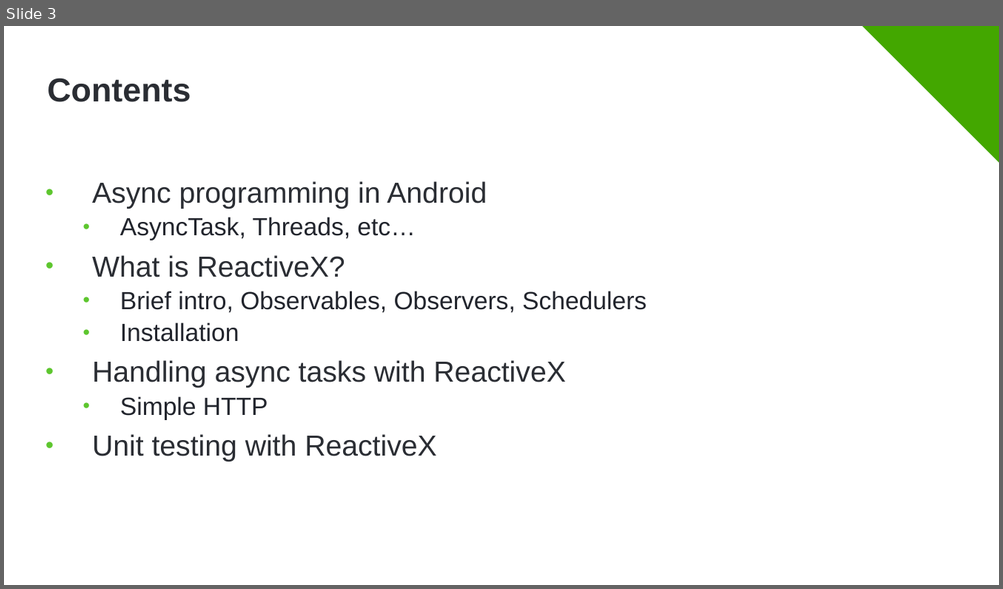
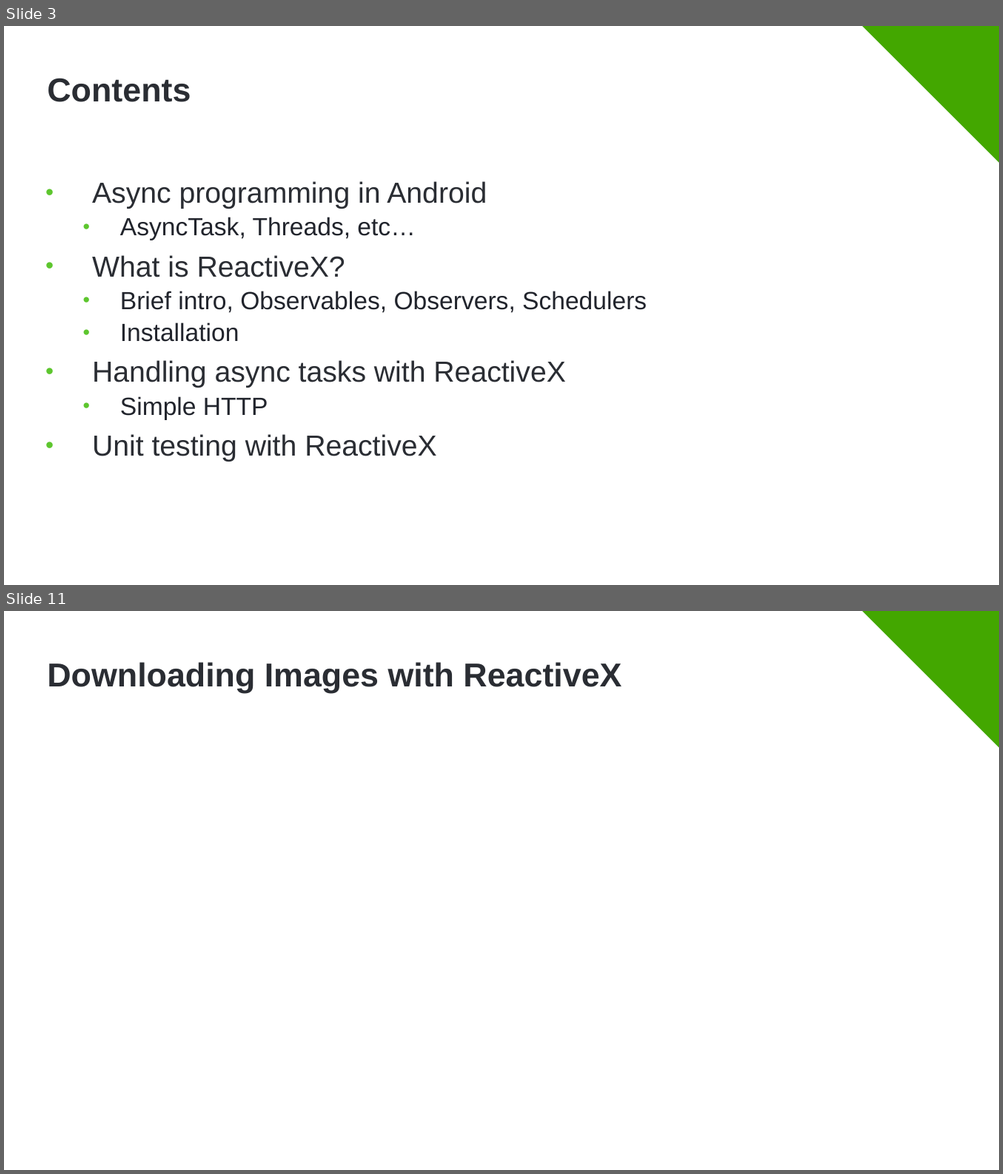
Before and after one commit to Minkov/async-operations-rxandroid, a slide deck: Async Programming in Android with ReactiveX.pptx. Shown one above the other, each under a label of ours: slide 3 before the commit, slides 3 and 11 after it; the slides between them are not shown. The pictures are 1003x589 and 1003x1174 pixels, drawn with LibreOffice and Linux fonts; fonts in the diff are those of the drawing; background and template pictures are left out. Boxes give left, top, right and bottom in pixels: in the first picture for what was removed or moved away, otherwise in the second. Text is boxed around its words. In the diff, an @@ line names an element or a change of style, - is before the commit and + after.

```diff
--- a/Async Programming in Android with ReactiveX.pptx
+++ b/Async Programming in Android with ReactiveX.pptx
@@ slide 11 added at (4,611,999,1170), background #FFFFFF; not listed: 2 template elements that a slide beside it also shows @@
@@ title added at (47,662,621,693), 32 pt, text #2A2D33, bold @@
+Downloading Images with ReactiveX
```
Also in this commit, not shown: 2 slides changed, 8 other slides added.
